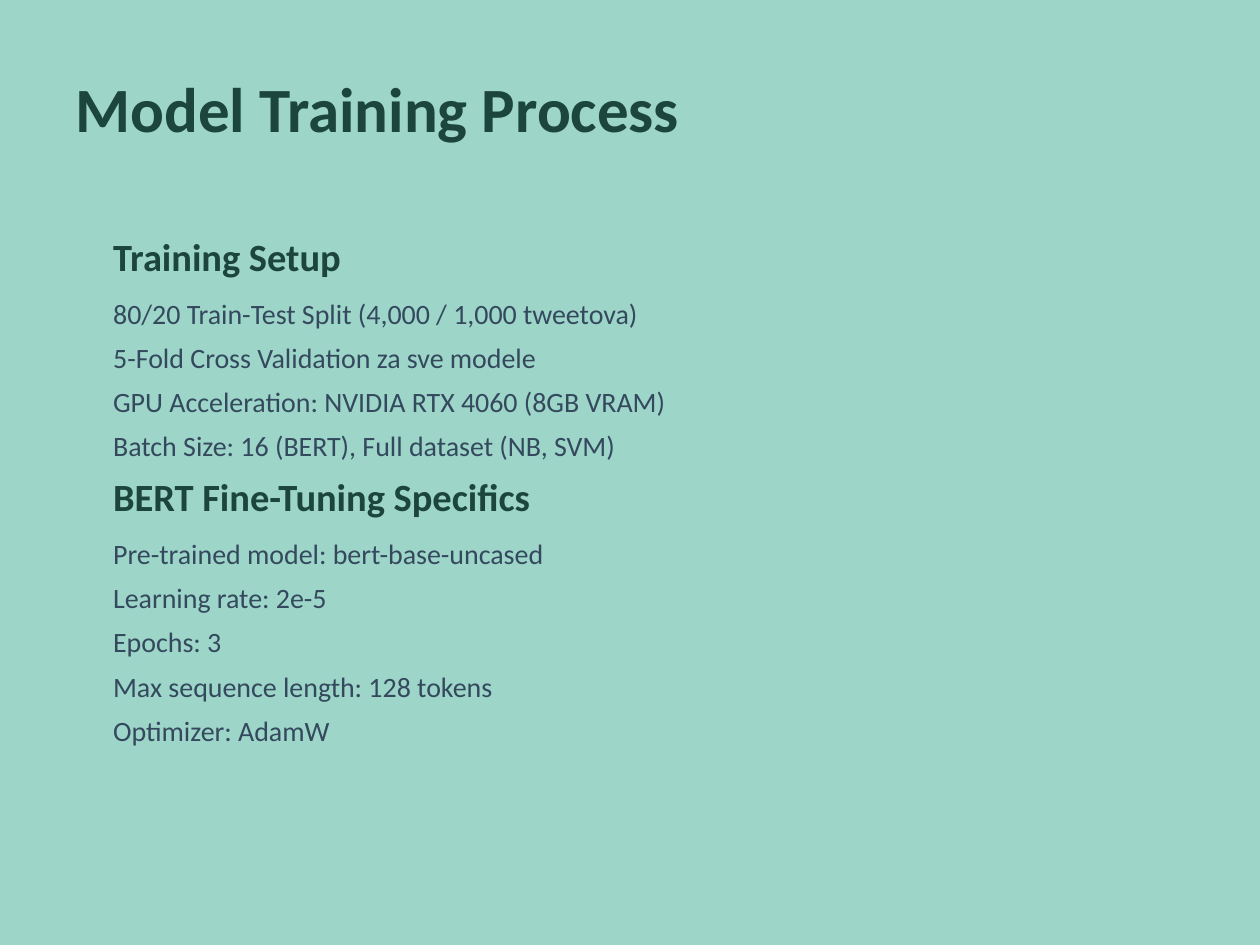
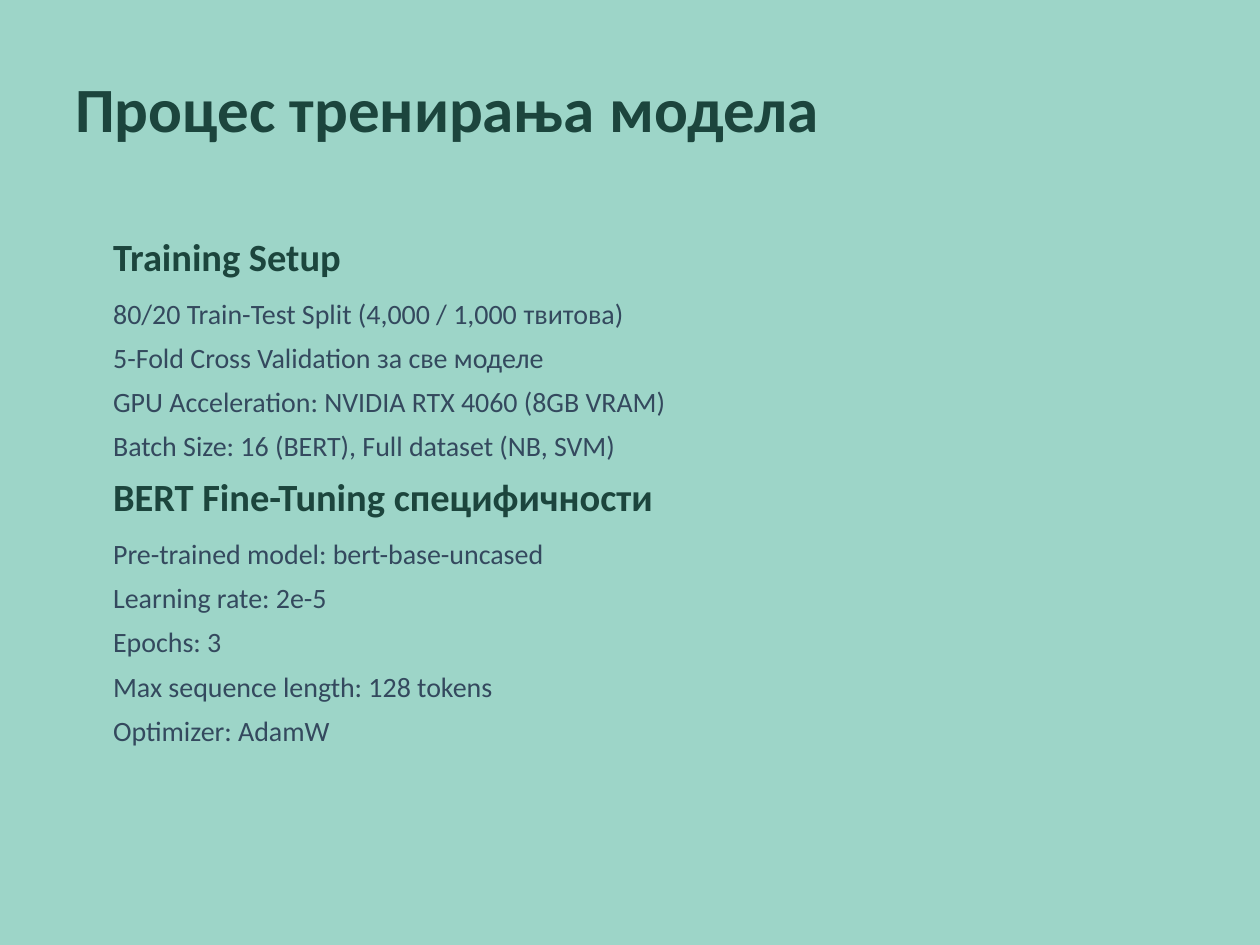
Before and after one commit to borisletic/diplomski, a slide deck: slide 9 of Prezentacija_Diplomski_Boris_Letic_RA_207_2021.pptx. Drawn at 1260x945 pixels with LibreOffice and Linux fonts; fonts in the diff are those of the drawing. Boxes give left, top, right and bottom in pixels: in the first picture for what was removed or moved away, otherwise in the second. Text is boxed around its words. In the diff, an @@ line names an element or a change of style, - is before the commit and + after.

```diff
--- a/Prezentacija_Diplomski_Boris_Letic_RA_207_2021.pptx
+++ b/Prezentacija_Diplomski_Boris_Letic_RA_207_2021.pptx
@@ text at box(75, 91, 819, 142): text changed @@
-Model Training Process
+Процес тренирања модела
@@ text at box(113, 304, 624, 373): text changed @@
-80/20 Train-Test Split (4,000 / 1,000 tweetova)
-5-Fold Cross Validation za sve modele
+80/20 Train-Test Split (4,000 / 1,000 твитова)
+5-Fold Cross Validation за све моделе
@@ text at box(113, 484, 653, 518): text changed @@
-BERT Fine-Tuning Specifics
+BERT Fine-Tuning специфичности
```
Also in this commit, not shown: 7 other slides changed, 8 slides added, 8 slides removed.
